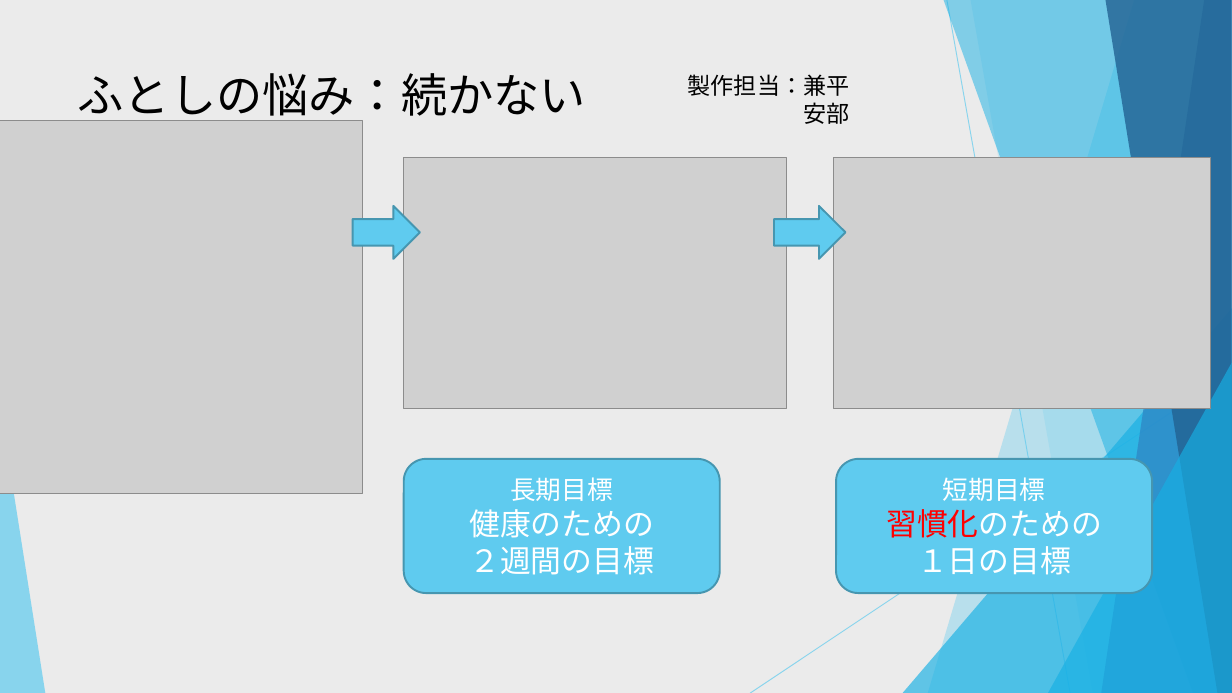
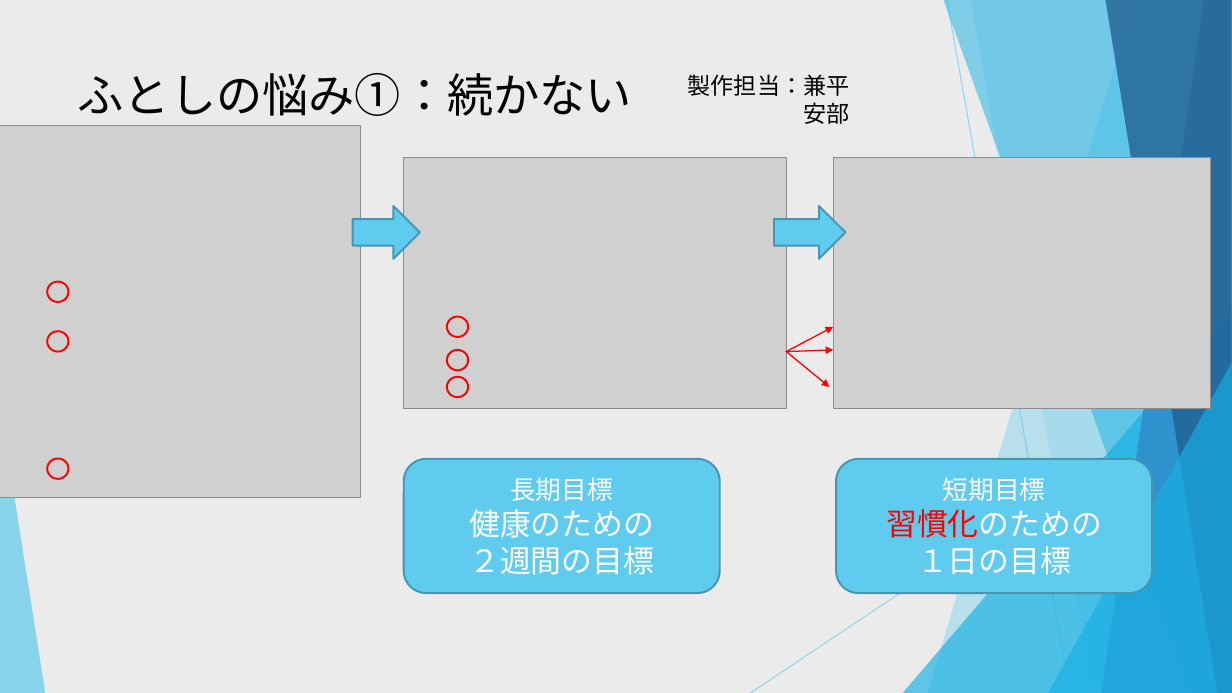
Before and after one commit to dojo2022/C-5, a slide deck: slide 6 of C5_配布資料/0630_C-5 _発表資料.pptx. Drawn at 1232x693 pixels with LibreOffice and Linux fonts; fonts in the diff are those of the drawing; grey boxes stand for pictures. Boxes give left, top, right and bottom in pixels: in the first picture for what was removed or moved away, otherwise in the second. Text is boxed around its words. In the diff, an @@ line names an element or a change of style, - is before the commit and + after.

```diff
--- a/C5_配布資料/0630_C-5 _発表資料.pptx
+++ b/C5_配布資料/0630_C-5 _発表資料.pptx
@@ title at (78, 73, 632, 116): text changed @@
-ふとしの悩み：続かない
+ふとしの悩み①：続かない
@@ picture: place and size @@
-picture at (0, 120, 363, 494)
+picture at (0, 125, 360, 498)
@@ ellipse added at (47, 282, 68, 302), outline #FF0000 1.5 pt @@
@@ ellipse added at (447, 317, 469, 337), outline #FF0000 1.5 pt @@
@@ arrow added from (787, 351) to (834, 327), #FF0000 1 pt @@
@@ ellipse added at (47, 331, 68, 351), outline #FF0000 1.5 pt @@
@@ ellipse added at (447, 350, 469, 371), outline #FF0000 1.5 pt @@
@@ arrow added from (787, 351) to (834, 350), #FF0000 1 pt @@
@@ arrow added from (787, 351) to (830, 387), #FF0000 1 pt @@
@@ ellipse added at (447, 377, 469, 397), outline #FF0000 1.5 pt @@
@@ ellipse added at (47, 458, 68, 479), outline #FF0000 1.5 pt @@
```
Also in this commit, not shown: 10 other slides changed.
